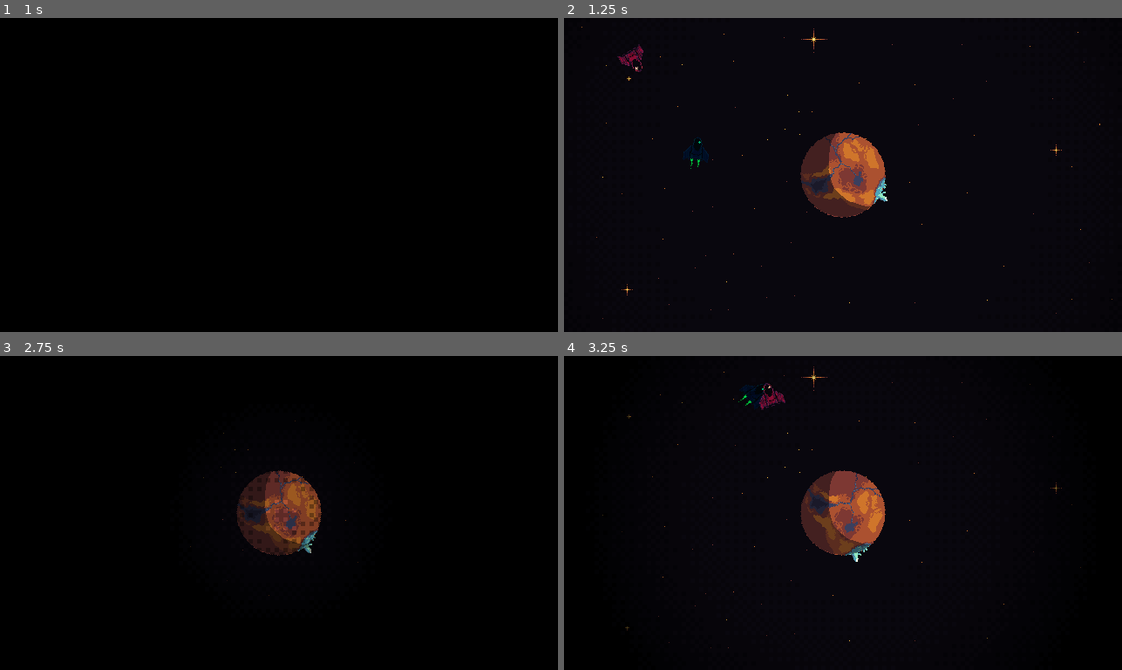
Above: before the commit, frames 1-4 (two rows, left to right).
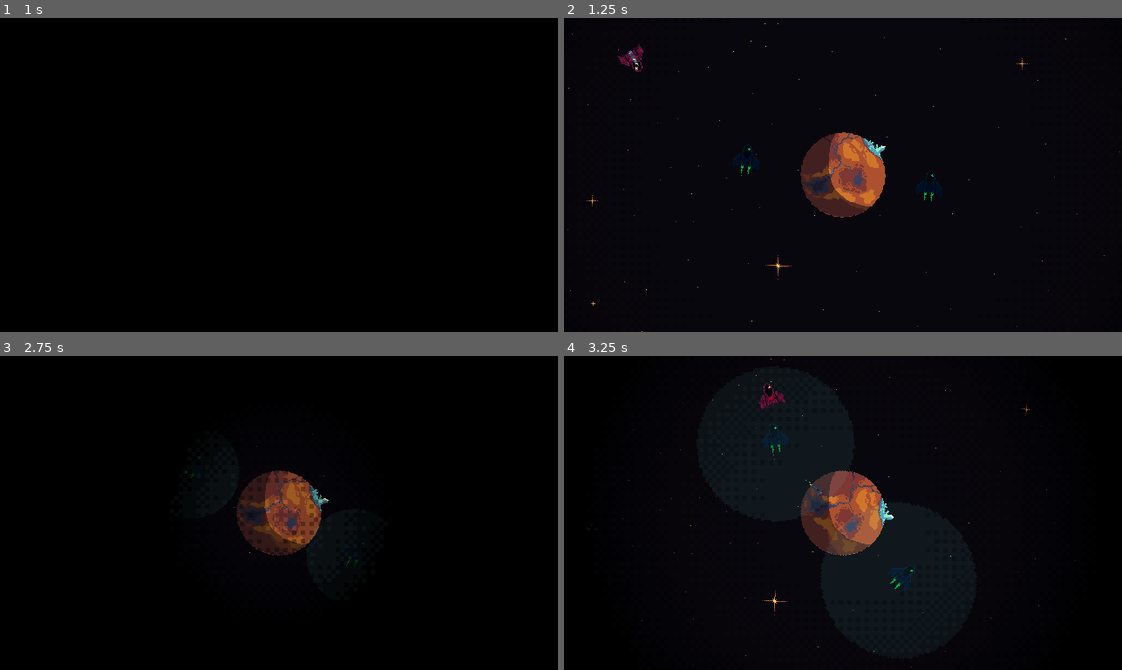
Above: after the commit, the same moments.

Repository: jhysek/brno-game-jam-2026
Game: Godot game, scene res://scenes/planet.tscn
Two runs of this game, one before a commit and one after it. Both use one fixed random seed, a clock stepped at 60 frames per second and the inputs below.
Inputs (mouse positions are in pixels of both pictures, inside the frame that each line leads up to):
- Up to frame 1 (1 s): tap Enter (ui_accept) at 0.5, 0.77 s; move the mouse to (401, 159) at 0.52 s; hold Right (ui_right) from 0.53 s (still down); hold R from 0.53 s (still down); tap D (deploy, bound only after the commit) at 0.6 s; click (401, 159) at 0.67 s
- Up to frame 2 (1.25 s): keep holding Right (ui_right); keep holding R; tap Enter (ui_accept) at 1.07 s
- Up to frame 3 (2.75 s): move the mouse to (167, 528) at 1.27 s; release Right (ui_right) at 1.28 s; release R at 1.28 s; hold Down (ui_down) 1.28-2.03 s; tap R at 1.35 s; click (167, 528) at 1.42 s; tap Enter (ui_accept) at 1.52, 1.55, 1.82, 2 s; move the mouse to (334, 443) at 2.02 s; hold Right (ui_right) from 2.03 s (still down); hold Enter (ui_accept) from 2.03 s (still down); click (334, 443) at 2.17 s; tap D (deploy, bound only after the commit) at 2.3 s
- Up to frame 4 (3.25 s): move the mouse to (815, 575) at 2.77 s; release Right (ui_right) at 2.78 s; release Enter (ui_accept) at 2.78 s; hold Up (ui_up) from 2.78 s (still down); tap D (deploy, bound only after the commit) at 2.85 s; click (815, 575) at 2.92 s; tap Enter (ui_accept) at 3.02 s; tap R at 3.05 s

Frame 1 is identical in both runs. In frame 2, 0.7% of the frame differs, in the area x 0-100%, y 0-100%; in frame 3, 0.7%; in frame 4, 1.4%, in the area x 3-93%, y 0-100%.

Commit message:
Landing, enemy aiming

Diff:
--- a/components/bullet/bullet.gd
+++ b/components/bullet/bullet.gd
@@ -48,4 +48,5 @@
 	if area.is_in_group("killable"):
 		print("AREA HIT")
 		area.explode()
+
 		queue_free()
--- a/components/enemy/enemy.gd
+++ b/components/enemy/enemy.gd
@@ -26,15 +26,18 @@
 func _on_radar_body_entered(body: Node2D) -> void:
 	if body.is_in_group("EnemyTarget"):
 		state = State.AIMING
-		target = body.global_position
+		target = body
 
 func _on_timer_timeout() -> void:
 	if state == State.SCANNING:
 		radar_animation.play("pulse")
 
 func _physics_process(delta: float) -> void:
-	if state == State.AIMING:
-		pass
+	if target:
+		look_at(target.global_position)
+		rotation += PI/2
+		#state = State.ATTACKING
+		#pass
 
 	if state == State.ATTACKING:
 		if attack_cooldown <= 0:
@@ -47,9 +50,11 @@
 func fire():
 	if state == State.ATTACKING:
 		var bullet = Bullet.instantiate()
+		bullet.speed = 20
 		game.get_node("Bullets").add_child(bullet)
-		bullet.position = position - Vector2(cos(rotation + PI/2), sin(rotation + PI/2)) * 40
-		bullet.fire(Vector2(cos(rotation + PI/2), sin(rotation + PI/2)))
+		bullet.global_position = global_position + Vector2(40, 0)
+		#bullet.fire(Vector2(cos(rotation - PI), sin(rotation - PI)))
+		bullet.fire(-global_position.direction_to(target.global_position))
 
 
 func explode():
@@ -66,4 +71,5 @@
 	$ResetStateTimer.start()
 
 func _on_reset_state_timer_timeout() -> void:
+	target = null
 	state = State.SCANNING
--- a/components/enemy/enemy.tscn
+++ b/components/enemy/enemy.tscn
@@ -94,7 +94,7 @@
 &"pulse": SubResource("Animation_xlq87")
 }
 
-[node name="Enemy" type="Area2D" unique_id=366986229 groups=["killable"]]
+[node name="Enemy" type="Area2D" unique_id=366986229]
 script = ExtResource("1_mdji8")
 
 [node name="CollisionShape2D" type="CollisionShape2D" parent="." unique_id=1115781890]
@@ -121,6 +121,7 @@
 libraries/ = SubResource("AnimationLibrary_5eic1")
 
 [node name="Timer" type="Timer" parent="." unique_id=193321599]
+wait_time = 0.5
 autostart = true
 
 [node name="ResetStateTimer" type="Timer" parent="." unique_id=481051878]
--- /dev/null
+++ b/components/miner/miner.gd
@@ -0,0 +1,101 @@
+extends Area2D
+
+@export var SPEED = 50
+
+var target = null
+var Explosion = load("res://components/explosion/explosion.tscn")
+var deployed = false
+
+@onready var game
+var planet
+
+var on_resource = false
+var resource_type = ""
+
+enum State {
+	ATTACHED,
+	DETACHED,
+	DEPLOYING,
+	DEPLOYED,
+	DESTROYED
+}
+
+var state = State.ATTACHED
+
+func deploy(_planet, _game):
+	planet = _planet
+	target = planet.global_position
+
+	game = _game
+	var pos = global_position
+	get_parent().remove_child(self)
+	game.add_child(self)
+	global_position = pos
+	state = State.DETACHED
+
+
+func _physics_process(delta: float) -> void:
+	if state == State.ATTACHED or state == State.DESTROYED or state == State.DEPLOYED:
+		return
+
+	if state == State.DEPLOYING:
+		position = position + position.direction_to(target) * delta * SPEED
+		SPEED *= 1.1
+
+	if state == State.DETACHED:
+		rotate(get_angle_to(target) - PI / 2)
+		state = State.DEPLOYING
+
+		#var angle_diff = get_angle_to(target) - PI / 2
+		#rotation = lerp(rotation, rotation + angle_diff, delta * 2)
+
+		#if angle_diff < 0.01:
+		#	state = State.DEPLOYING
+
+
+
+func _on_area_entered(area: Area2D) -> void:
+	if state == State.ATTACHED or state == State.DEPLOYED:
+		return
+
+	if area.is_in_group("killable") and !area.is_in_group("player"):
+		print(area)
+		area.explode()
+		explode()
+
+
+func explode():
+	if state == State.ATTACHED or state == State.DEPLOYED or state == State.DESTROYED:
+		return
+
+	state = State.DESTROYED
+	var explosion = Explosion.instantiate()
+	game.add_child(explosion)
+	explosion.position = position
+	explosion.explode()
+	queue_free()
+
+
+func _on_body_entered(body: Node2D) -> void:
+	if state == State.DEPLOYED:
+		return
+
+	if body.is_in_group("Planet"):
+		state = State.DEPLOYED
+		var pos = global_position
+		$AnimatedSprite2D.play("landed")
+		get_parent().remove_child(self)
+		planet.get_node("Visual/Planet").add_child(self)
+		global_position = pos
+		rotate(get_angle_to(target) - PI / 2)
+
+		check_resources()
+
+
+func check_resources():
+	for area in get_overlapping_areas():
+		if area.is_in_group("resource"):
+			on_resource = true
+			resource_type = area.resource_type
+			print("RESOURCE: " + resource_type)
+			GameState.resources.crystal += 1
--- /dev/null
+++ b/components/miner/miner.tscn
@@ -0,0 +1,68 @@
+[gd_scene format=3 uid="uid://c450wow0e6e5w"]
+
+[ext_resource type="Script" uid="uid://bau5ouyj21ysg" path="res://components/miner/miner.gd" id="1_6divs"]
+[ext_resource type="Texture2D" uid="uid://b1827cq4bdblk" path="res://components/miner/spritesheet.png" id="1_7rf2d"]
+
+[sub_resource type="RectangleShape2D" id="RectangleShape2D_tfsc7"]
+size = Vector2(20, 19)
+
+[sub_resource type="AtlasTexture" id="AtlasTexture_6divs"]
+atlas = ExtResource("1_7rf2d")
+region = Rect2(0, 0, 19, 30)
+
+[sub_resource type="AtlasTexture" id="AtlasTexture_jtu14"]
+atlas = ExtResource("1_7rf2d")
+region = Rect2(0, 0, 19, 30)
+
+[sub_resource type="AtlasTexture" id="AtlasTexture_ucudl"]
+atlas = ExtResource("1_7rf2d")
+region = Rect2(19, 0, 19, 30)
+
+[sub_resource type="AtlasTexture" id="AtlasTexture_i8w6s"]
+atlas = ExtResource("1_7rf2d")
+region = Rect2(38, 0, 19, 30)
+
+[sub_resource type="AtlasTexture" id="AtlasTexture_r6b40"]
+atlas = ExtResource("1_7rf2d")
+region = Rect2(57, 0, 19, 30)
+
+[sub_resource type="SpriteFrames" id="SpriteFrames_he204"]
+animations = [{
+"frames": [{
+"duration": 1.0,
+"texture": SubResource("AtlasTexture_6divs")
+}],
+"loop": true,
+"name": &"default",
+"speed": 5.0
+}, {
+"frames": [{
+"duration": 1.0,
+"texture": SubResource("AtlasTexture_jtu14")
+}, {
+"duration": 1.0,
+"texture": SubResource("AtlasTexture_ucudl")
+}, {
+"duration": 1.0,
+"texture": SubResource("AtlasTexture_i8w6s")
+}, {
+"duration": 1.0,
+"texture": SubResource("AtlasTexture_r6b40")
+}],
+"loop": false,
+"name": &"landed",
+"speed": 8.0
+}]
+
+[node name="Miner" type="Area2D" unique_id=66259102]
+script = ExtResource("1_6divs")
+
+[node name="CollisionShape2D" type="CollisionShape2D" parent="." unique_id=53505493]
+position = Vector2(0, -0.5)
+shape = SubResource("RectangleShape2D_tfsc7")
+
+[node name="AnimatedSprite2D" type="AnimatedSprite2D" parent="." unique_id=56530886]
+sprite_frames = SubResource("SpriteFrames_he204")
+
+[connection signal="area_entered" from="." to="." method="_on_area_entered"]
+[connection signal="body_entered" from="." to="." method="_on_body_entered"]
--- /dev/null
+++ b/components/music/music.tscn
@@ -0,0 +1,7 @@
+[gd_scene format=3 uid="uid://d0wtae6juw1k0"]
+
+[ext_resource type="AudioStream" uid="uid://vto61cl38nig" path="res://assets/MyVeryOwnDeadShip.ogg" id="1_htejn"]
+
+[node name="Music" type="AudioStreamPlayer" unique_id=464491215]
+stream = ExtResource("1_htejn")
+autoplay = true
--- a/components/planet/planet.gd
+++ b/components/planet/planet.gd
@@ -26,7 +26,6 @@
 		resource.rotate(randf() * 2 * PI)
 
 
-
 func _process(delta):
 	planet.rotation += delta * ROTATION
 	if entangled:
--- a/components/planet/planet.tscn
+++ b/components/planet/planet.tscn
@@ -3,10 +3,10 @@
 [ext_resource type="Texture2D" uid="uid://ck2u56cjrneto" path="res://components/planet/planet.png" id="1_6tmxb"]
 [ext_resource type="Script" uid="uid://busa0r88cj6qe" path="res://components/planet/planet.gd" id="1_daanq"]
 [ext_resource type="Texture2D" uid="uid://b31wkyso32e77" path="res://components/planet/shadow.png" id="3_3vhe6"]
-[ext_resource type="Texture2D" uid="uid://dh61nojb0yfcu" path="res://components/planet/resource01.png" id="3_wmtsi"]
+[ext_resource type="PackedScene" uid="uid://ch84mhqxocjdn" path="res://components/resource/resource.tscn" id="3_wmtsi"]
 
 [sub_resource type="CircleShape2D" id="CircleShape2D_0wmcs"]
-radius = 46.010868
+radius = 47.0
 
 [node name="Planet" type="StaticBody2D" unique_id=1002271287 groups=["Planet"]]
 script = ExtResource("1_daanq")
@@ -23,9 +23,7 @@
 
 [node name="Resources" type="Node2D" parent="Visual/Planet" unique_id=371919869]
 
-[node name="01" type="Sprite2D" parent="Visual/Planet/Resources" unique_id=938851854]
-rotation = 1.1047934
-texture = ExtResource("3_wmtsi")
+[node name="01" parent="Visual/Planet/Resources" unique_id=1294255693 instance=ExtResource("3_wmtsi")]
 
 [node name="Shadow" type="Sprite2D" parent="Visual" unique_id=1118193844]
 texture = ExtResource("3_3vhe6")
--- /dev/null
+++ b/components/resource/area_2d.gd
@@ -0,0 +1,3 @@
+extends Area2D
+
+@export var resource_type = "crystal"
--- /dev/null
+++ b/components/resource/resource.gd
@@ -0,0 +1,15 @@
+extends Sprite2D
+
+@export var resource_type = "crystal"
+
+const RESOURCES = {
+	crystal = "resource01.png"
+}
+
+func _ready():
+	load_resource_texture()
+	$Area2D.resource_type = resource_type
+
+func load_resource_texture():
+	print("LOADING: " + "res://components/resource/" + RESOURCES[resource_type])
+	texture = load("res://components/resource/" + RESOURCES[resource_type])
--- /dev/null
+++ b/components/resource/resource.tscn
@@ -0,0 +1,20 @@
+[gd_scene format=3 uid="uid://ch84mhqxocjdn"]
+
+[ext_resource type="Texture2D" uid="uid://dh61nojb0yfcu" path="res://components/resource/resource01.png" id="1_1l6qm"]
+[ext_resource type="Script" uid="uid://cx424kxktkneh" path="res://components/resource/area_2d.gd" id="2_3brk7"]
+[ext_resource type="Script" uid="uid://8rb0nprc3und" path="res://components/resource/resource.gd" id="2_kmgbs"]
+
+[sub_resource type="RectangleShape2D" id="RectangleShape2D_wmtsi"]
+size = Vector2(30.99565, 12.297482)
+
+[node name="01" type="Sprite2D" unique_id=1294255693]
+texture = ExtResource("1_1l6qm")
+script = ExtResource("2_kmgbs")
+
+[node name="Area2D" type="Area2D" parent="." unique_id=229001967 groups=["resource", "resource_crystal"]]
+script = ExtResource("2_3brk7")
+
+[node name="CollisionShape2D" type="CollisionShape2D" parent="Area2D" unique_id=817487057]
+position = Vector2(30.000002, -31.000002)
+rotation = 0.896174
+shape = SubResource("RectangleShape2D_wmtsi")
--- /dev/null
+++ b/components/ship/ship.gd
@@ -0,0 +1,115 @@
+extends CharacterBody2D
+
+var Bullet = load("res://components/bullet/bullet.tscn")
+var Explosion = load("res://components/explosion/explosion.tscn")
+
+@export var game: Node2D = null
+@export var planet: StaticBody2D = null
+@export var fire_cooldown: float = 0.5
+@export var SPEED = 10
+
+######################################
+@onready var visual = $Visual
+
+######################################
+var ship_velocity = Vector2(40, 0)
+var applies_gravity = false
+var gravity_force = 0
+var gravity_vector = Vector2(0,0)
+var gravity_angle = 0
+var dead = false
+
+var equipment = {
+	shield = false,
+}
+
+func _ready():
+	assert(game)
+	assert(planet)
+	assert(visual)
+
+	set_physics_process(true)
+
+func _physics_process(delta):
+	if game.paused:
+		return
+
+	if !applies_gravity:
+		if abs(position.x - planet.position.x) < 10:
+			applies_gravity = true
+	else:
+		gravity_angle = position.angle_to_point(planet.position)
+		gravity_force = planet.MASS / position.distance_squared_to(planet.position)
+		gravity_vector = Vector2(cos(gravity_angle), sin(gravity_angle))
+		ship_velocity += gravity_vector * gravity_force
+
+	shield_controls(delta)
+	rotation_controls(delta)
+	engine_controls(delta)
+	fire_controls(delta)
+	deploy_controls(delta)
+
+	move_and_collide(ship_velocity * SPEED * delta)
+
+func rotation_controls(delta):
+	if Input.is_action_pressed("ui_left"):
+		rotation -= 2 * PI * delta
+
+	if Input.is_action_pressed("ui_right"):
+		rotation += 2 * PI * delta
+
+func engine_controls(delta):
+	if Input.is_action_just_pressed("ui_accept"):
+		start_engine()
+
+	if Input.is_action_just_released("ui_accept"):
+		stop_engine()
+
+	if Input.is_action_pressed("ui_accept"):
+		engine_force(delta)
+
+func fire_controls(delta):
+	if Input.is_action_just_pressed("ui_down"):
+		fire()
+
+func engine_force(delta):
+	pass
+
+func deploy_controls(delta):
+	if Input.is_action_just_pressed("deploy"):
+		if has_node("Miner"):
+			$Miner.deploy(planet, game)
+
+func shield_controls(delta):
+	if !equipment.shield:
+		return
+
+	#if Input.is_action_just_pressed("ui_up") and shield_power > 0:
+	#	raise_shield()
+
+	#if Input.is_action_just_released("ui_up"):
+	#	lower_shield()
+
+
+
+func start_engine():
+	visual.animation = "flying"
+
+func stop_engine():
+	visual.animation = "hovering"
+
+func fire():
+	if !dead:
+		var bullet = Bullet.instantiate()
+		game.get_node("Bullets").add_child(bullet)
+		bullet.position = position - Vector2(cos(rotation + PI/2), sin(rotation + PI/2)) * 40
+		bullet.fire(Vector2(cos(rotation + PI/2), sin(rotation + PI/2)))
+
+func explode():
+	dead = true
+	var explosion = Explosion.instantiate()
+	game.add_child(explosion)
+	game.shake_camera()
+	explosion.position = position
+	explosion.explode()
+	queue_free()
--- /dev/null
+++ b/components/ship/ship.tscn
@@ -0,0 +1,74 @@
+[gd_scene format=3 uid="uid://0aiw1a8xldfx"]
+
+[ext_resource type="Script" uid="uid://c3754kp4plysr" path="res://components/ship/ship.gd" id="1_2gnfn"]
+[ext_resource type="Texture2D" uid="uid://bt5k7yyc4c6n6" path="res://components/ship/ship.png" id="2_2gnfn"]
+[ext_resource type="Texture2D" uid="uid://do03xv55oa6uq" path="res://components/ship/ship_no_engine.png" id="3_4tobq"]
+[ext_resource type="PackedScene" uid="uid://yoobtybsn6mc" path="res://components/explosion/explosion.tscn" id="4_tfsc7"]
+[ext_resource type="PackedScene" uid="uid://c450wow0e6e5w" path="res://components/miner/miner.tscn" id="5_gudjc"]
+
+[sub_resource type="RectangleShape2D" id="RectangleShape2D_0k1rn"]
+size = Vector2(9, 18)
+
+[sub_resource type="AtlasTexture" id="AtlasTexture_4tobq"]
+atlas = ExtResource("2_2gnfn")
+region = Rect2(0, 0, 29, 45)
+
+[sub_resource type="AtlasTexture" id="AtlasTexture_tfsc7"]
+atlas = ExtResource("2_2gnfn")
+region = Rect2(29, 0, 29, 45)
+
+[sub_resource type="AtlasTexture" id="AtlasTexture_gudjc"]
+atlas = ExtResource("2_2gnfn")
+region = Rect2(58, 0, 29, 45)
+
+[sub_resource type="AtlasTexture" id="AtlasTexture_7j21i"]
+atlas = ExtResource("2_2gnfn")
+region = Rect2(87, 0, 29, 45)
+
+[sub_resource type="AtlasTexture" id="AtlasTexture_3m36u"]
+atlas = ExtResource("3_4tobq")
+region = Rect2(0, 0, 29, 45)
+
+[sub_resource type="SpriteFrames" id="SpriteFrames_q631a"]
+animations = [{
+"frames": [{
+"duration": 1.0,
+"texture": SubResource("AtlasTexture_4tobq")
+}, {
+"duration": 1.0,
+"texture": SubResource("AtlasTexture_tfsc7")
+}, {
+"duration": 1.0,
+"texture": SubResource("AtlasTexture_gudjc")
+}, {
+"duration": 1.0,
+"texture": SubResource("AtlasTexture_7j21i")
+}],
+"loop": true,
+"name": &"flying",
+"speed": 5.0
+}, {
+"frames": [{
+"duration": 1.0,
+"texture": SubResource("AtlasTexture_3m36u")
+}],
+"loop": true,
+"name": &"hovering",
+"speed": 5.0
+}]
+
+[node name="Ship" type="CharacterBody2D" unique_id=713125022 groups=["EnemyTarget", "player"]]
+script = ExtResource("1_2gnfn")
+
+[node name="CollisionShape2D" type="CollisionShape2D" parent="." unique_id=1469735217]
+shape = SubResource("RectangleShape2D_0k1rn")
+
+[node name="Visual" type="AnimatedSprite2D" parent="." unique_id=1551366469]
+position = Vector2(0, 6)
+sprite_frames = SubResource("SpriteFrames_q631a")
+animation = &"hovering"
+autoplay = "flying"
+
+[node name="Explosion" parent="." unique_id=1951735689 instance=ExtResource("4_tfsc7")]
+
+[node name="Miner" parent="." unique_id=66259102 groups=["killable"] instance=ExtResource("5_gudjc")]
--- /dev/null
+++ b/game_state.gd
@@ -0,0 +1,6 @@
+extends Node
+
+
+var resources = {
+	crystal = 0
+}
--- a/project.godot
+++ b/project.godot
@@ -20,6 +20,8 @@
 
 PlanetDefinitions="*uid://dvc7rslb5hfgo"
 Transition="*uid://byy2cqtwibtxt"
+Music="*uid://d0wtae6juw1k0"
+GameState="*uid://crquforck15pc"
 
 [display]
 
@@ -35,6 +37,17 @@
 Planet=""
 killable=""
 EnemyTarget=""
+player=""
+resource_crystal=""
+resource=""
+
+[input]
+
+deploy={
+"deadzone": 0.2,
+"events": [Object(InputEventKey,"resource_local_to_scene":false,"resource_name":"","device":-1,"window_id":0,"alt_pressed":false,"shift_pressed":false,"ctrl_pressed":false,"meta_pressed":false,"pressed":false,"keycode":0,"physical_keycode":68,"key_label":0,"unicode":100,"location":0,"echo":false,"script":null)
+]
+}
 
 [physics]
 
--- a/scenes/game.gd
+++ b/scenes/game.gd
@@ -3,9 +3,13 @@
 var paused = false
 
 @onready var cam = $Camera2D
+@onready var bg = $Bg
 
 func _ready():
 	Transition.openScene()
+
+func _process(delta):
+	bg.rotation += delta * 0.04
 
 func shake_camera():
 	cam.shake(1, 30, 30)
--- a/scenes/planet.tscn
+++ b/scenes/planet.tscn
@@ -4,15 +4,22 @@
 [ext_resource type="PackedScene" uid="uid://dth8v6fmsaxpu" path="res://components/planet/planet.tscn" id="1_cktii"]
 [ext_resource type="Texture2D" uid="uid://h1mc1lyy35on" path="res://assets/bg.png" id="2_h8ms6"]
 [ext_resource type="Script" uid="uid://ctw3wx2aj6f13" path="res://scenes/camera_2d.gd" id="3_48b8c"]
-[ext_resource type="PackedScene" uid="uid://0aiw1a8xldfx" path="res://scenes/ship.tscn" id="3_ggt7d"]
+[ext_resource type="PackedScene" uid="uid://0aiw1a8xldfx" path="res://components/ship/ship.tscn" id="3_ggt7d"]
 [ext_resource type="PackedScene" uid="uid://dbsgyxgwq734e" path="res://components/enemy/enemy.tscn" id="5_1wmcx"]
 [ext_resource type="PackedScene" uid="uid://cj18jlfeew32e" path="res://components/bullet/bullet.tscn" id="5_48b8c"]
 
 [node name="PlanetScene" type="Node2D" unique_id=2129096246]
 script = ExtResource("1_0k1rn")
 
-[node name="Bg" type="Sprite2D" parent="." unique_id=1704117432]
+[node name="Bg" type="TextureRect" parent="." unique_id=1381097507]
+offset_left = -1000.0
+offset_top = -1000.0
+offset_right = 1000.0
+offset_bottom = 1000.0
+pivot_offset = Vector2(1000, 1000)
+mouse_filter = 2
 texture = ExtResource("2_h8ms6")
+stretch_mode = 1
 
 [node name="Camera2D" type="Camera2D" parent="." unique_id=760553762]
 script = ExtResource("3_48b8c")
@@ -20,14 +27,18 @@
 [node name="Bullets" type="Node2D" parent="." unique_id=1678154361]
 
 [node name="Planet" parent="." unique_id=1002271287 node_paths=PackedStringArray("entangled") instance=ExtResource("1_cktii")]
+ROTATION = 0.7
 entangled = NodePath("../Enemies")
 
 [node name="Enemies" type="Node2D" parent="." unique_id=836671758]
 
 [node name="Enemy" parent="Enemies" unique_id=366986229 instance=ExtResource("5_1wmcx")]
-position = Vector2(-170, 1)
+position = Vector2(-112, 0)
 
-[node name="Ship" parent="." unique_id=713125022 node_paths=PackedStringArray("game", "planet") groups=["killable"] instance=ExtResource("3_ggt7d")]
+[node name="Enemy2" parent="Enemies" unique_id=569440566 instance=ExtResource("5_1wmcx")]
+position = Vector2(100, 6)
+
+[node name="Ship" parent="." unique_id=713125022 node_paths=PackedStringArray("game", "planet") instance=ExtResource("3_ggt7d")]
 position = Vector2(-267, -133)
 rotation = 1.5707964
 game = NodePath("..")
--- a/scenes/ship.gd
+++ /dev/null
@@ -1,110 +0,0 @@
-extends CharacterBody2D
-
-var Bullet = load("res://components/bullet/bullet.tscn")
-var Explosion = load("res://components/explosion/explosion.tscn")
-
-@export var game: Node2D = null
-@export var planet: StaticBody2D = null
-@export var fire_cooldown: float = 0.5
-@export var SPEED = 10
-
-######################################
-@onready var visual = $Visual
-
-######################################
-var ship_velocity = Vector2(40, 0)
-var applies_gravity = false
-var gravity_force = 0
-var gravity_vector = Vector2(0,0)
-var gravity_angle = 0
-var dead = false
-
-var equipment = {
-	shield = false,
-}
-
-func _ready():
-	assert(game)
-	assert(planet)
-	assert(visual)
-
-	set_physics_process(true)
-
-func _physics_process(delta):
-	if game.paused:
-		return
-
-	if !applies_gravity:
-		if abs(position.x - planet.position.x) < 10:
-			applies_gravity = true
-	else:
-		gravity_angle = position.angle_to_point(planet.position)
-		gravity_force = planet.MASS / position.distance_squared_to(planet.position)
-		gravity_vector = Vector2(cos(gravity_angle), sin(gravity_angle))
-		ship_velocity += gravity_vector * gravity_force
-
-	shield_controls(delta)
-	rotation_controls(delta)
-	engine_controls(delta)
-	fire_controls(delta)
-
-	move_and_collide(ship_velocity * SPEED * delta)
-
-func rotation_controls(delta):
-	if Input.is_action_pressed("ui_left"):
-		rotation -= 2 * PI * delta
-
-	if Input.is_action_pressed("ui_right"):
-		rotation += 2 * PI * delta
-
-func engine_controls(delta):
-	if Input.is_action_just_pressed("ui_accept"):
-		start_engine()
-
-	if Input.is_action_just_released("ui_accept"):
-		stop_engine()
-
-	if Input.is_action_pressed("ui_accept"):
-		engine_force(delta)
-
-func fire_controls(delta):
-	if Input.is_action_just_pressed("ui_down"):
-		fire()
-
-func engine_force(delta):
-	pass
-
-func shield_controls(delta):
-	if !equipment.shield:
-		return
-
-	#if Input.is_action_just_pressed("ui_up") and shield_power > 0:
-	#	raise_shield()
-
-	#if Input.is_action_just_released("ui_up"):
-	#	lower_shield()
-
-
-
-func start_engine():
-	visual.animation = "flying"
-
-func stop_engine():
-	visual.animation = "hovering"
-
-func fire():
-	if !dead:
-		var bullet = Bullet.instantiate()
-		game.get_node("Bullets").add_child(bullet)
-		bullet.position = position - Vector2(cos(rotation + PI/2), sin(rotation + PI/2)) * 40
-		bullet.fire(Vector2(cos(rotation + PI/2), sin(rotation + PI/2)))
-		# SPEED -= 0.2
-
-func explode():
-	dead = true
-	var explosion = Explosion.instantiate()
-	game.add_child(explosion)
-	game.shake_camera()
-	explosion.position = position
-	explosion.explode()
-	queue_free()
--- a/scenes/ship.tscn
+++ /dev/null
@@ -1,71 +0,0 @@
-[gd_scene format=3 uid="uid://0aiw1a8xldfx"]
-
-[ext_resource type="Script" uid="uid://c3754kp4plysr" path="res://scenes/ship.gd" id="1_2gnfn"]
-[ext_resource type="Texture2D" uid="uid://bt5k7yyc4c6n6" path="res://components/ship/ship.png" id="2_2gnfn"]
-[ext_resource type="Texture2D" uid="uid://do03xv55oa6uq" path="res://components/ship/ship_no_engine.png" id="3_4tobq"]
-[ext_resource type="PackedScene" uid="uid://yoobtybsn6mc" path="res://components/explosion/explosion.tscn" id="4_tfsc7"]
-
-[sub_resource type="RectangleShape2D" id="RectangleShape2D_0k1rn"]
-size = Vector2(9, 18)
-
-[sub_resource type="AtlasTexture" id="AtlasTexture_4tobq"]
-atlas = ExtResource("2_2gnfn")
-region = Rect2(0, 0, 29, 45)
-
-[sub_resource type="AtlasTexture" id="AtlasTexture_tfsc7"]
-atlas = ExtResource("2_2gnfn")
-region = Rect2(29, 0, 29, 45)
-
-[sub_resource type="AtlasTexture" id="AtlasTexture_gudjc"]
-atlas = ExtResource("2_2gnfn")
-region = Rect2(58, 0, 29, 45)
-
-[sub_resource type="AtlasTexture" id="AtlasTexture_7j21i"]
-atlas = ExtResource("2_2gnfn")
-region = Rect2(87, 0, 29, 45)
-
-[sub_resource type="AtlasTexture" id="AtlasTexture_3m36u"]
-atlas = ExtResource("3_4tobq")
-region = Rect2(0, 0, 29, 45)
-
-[sub_resource type="SpriteFrames" id="SpriteFrames_q631a"]
-animations = [{
-"frames": [{
-"duration": 1.0,
-"texture": SubResource("AtlasTexture_4tobq")
-}, {
-"duration": 1.0,
-"texture": SubResource("AtlasTexture_tfsc7")
-}, {
-"duration": 1.0,
-"texture": SubResource("AtlasTexture_gudjc")
-}, {
-"duration": 1.0,
-"texture": SubResource("AtlasTexture_7j21i")
-}],
-"loop": true,
-"name": &"flying",
-"speed": 5.0
-}, {
-"frames": [{
-"duration": 1.0,
-"texture": SubResource("AtlasTexture_3m36u")
-}],
-"loop": true,
-"name": &"hovering",
-"speed": 5.0
-}]
-
-[node name="Ship" type="CharacterBody2D" unique_id=713125022 groups=["EnemyTarget"]]
-script = ExtResource("1_2gnfn")
-
-[node name="CollisionShape2D" type="CollisionShape2D" parent="." unique_id=1469735217]
-shape = SubResource("RectangleShape2D_0k1rn")
-
-[node name="Visual" type="AnimatedSprite2D" parent="." unique_id=1551366469]
-position = Vector2(0, 6)
-sprite_frames = SubResource("SpriteFrames_q631a")
-animation = &"hovering"
-autoplay = "flying"
-
-[node name="Explosion" parent="." unique_id=1951735689 instance=ExtResource("4_tfsc7")]
Not shown, added: assets/MyVeryOwnDeadShip.ogg.import
Not shown, added: components/miner/miner.gd.uid
Binary file added: components/miner/spritesheet.png
Not shown, added: components/miner/spritesheet.png.import
Not shown, removed: components/planet/resource01.png.import
Not shown, added: components/resource/area_2d.gd.uid
Not shown, added: components/resource/resource.gd.uid
Renamed: components/planet/resource01.png -> components/resource/resource01.png
Not shown, added: components/resource/resource01.png.import
Renamed: scenes/ship.gd.uid -> components/ship/ship.gd.uid
Not shown, changed: export_presets.cfg
Not shown, added: game_state.gd.uid
(and 1 more such lines)
